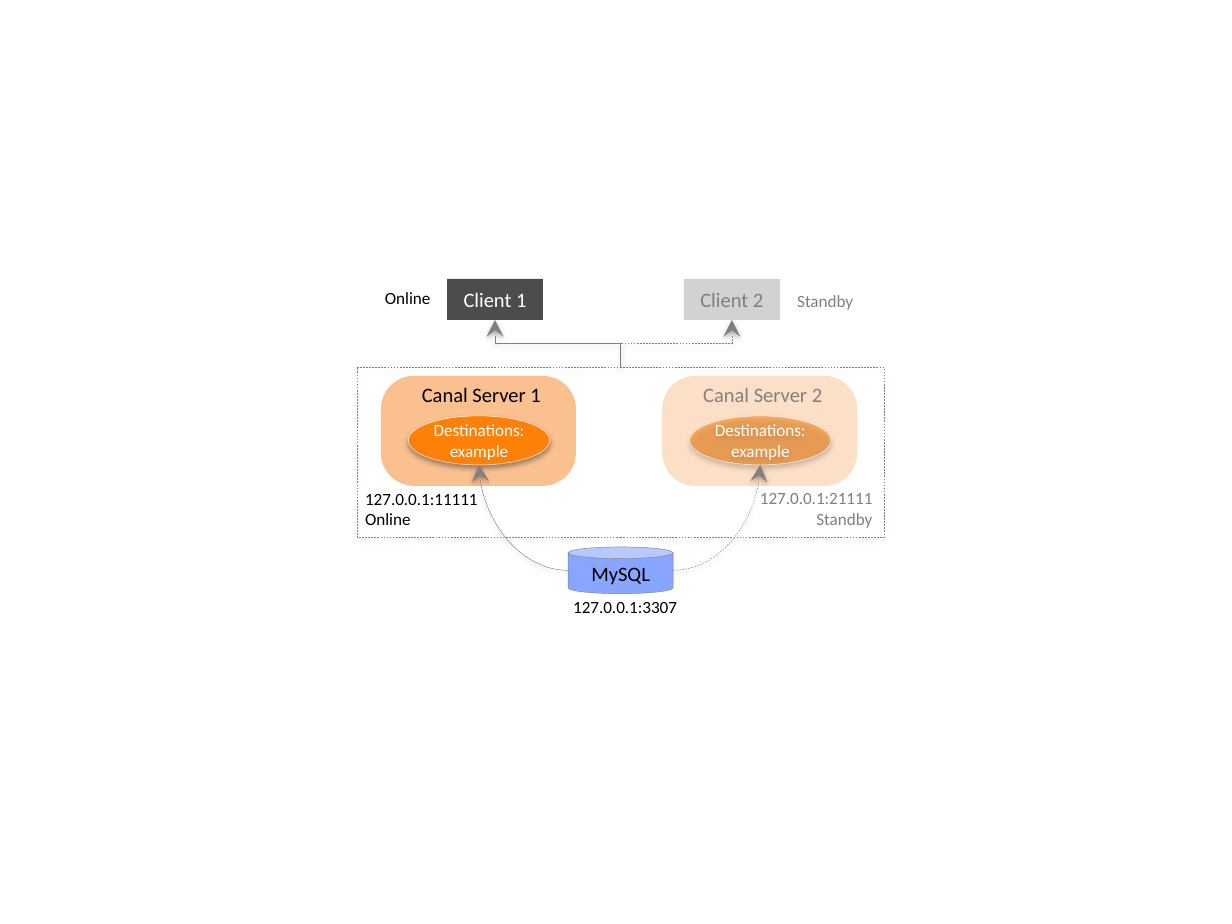
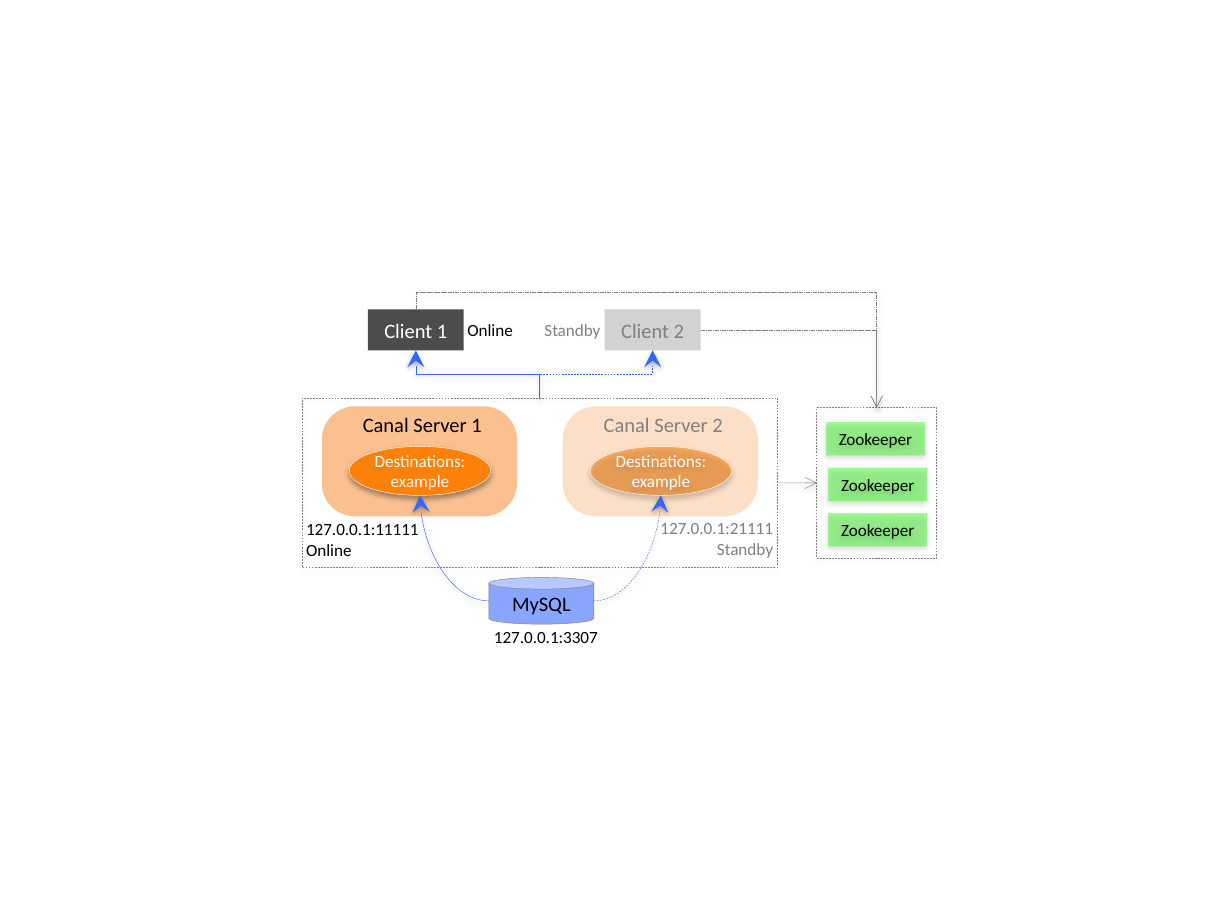
Before and after one commit to Richie-Leo/ydres, a slide deck: slide 2 of img/10/120/1010/canal-image-source.pptx. Drawn at 1232x924 pixels with LibreOffice and Linux fonts; fonts in the diff are those of the drawing. Boxes give left, top, right and bottom in pixels: in the first picture for what was removed or moved away, otherwise in the second. Text is boxed around its words. In the diff, an @@ line names an element or a change of style, - is before the commit and + after.

Commit message:
canal quickstart

```diff
--- a/img/10/120/1010/canal-image-source.pptx
+++ b/img/10/120/1010/canal-image-source.pptx
@@ elbow arrow added from (416, 309) to (877, 408), #808080 0.25 pt dashed @@
@@ text "Online": place and size @@
-text "Online" at (385,292,431,304)
+text "Online" at (467,324,513,336)
@@ text "Standby": place and size @@
-text "Standby" at (797,295,853,310)
+text "Standby" at (544,324,600,339)
@@ elbow arrow (540, 398) - (416, 350): stroke #808080 0.25 pt to #3366FF 0.25 pt @@
@@ 2 rectangles, 2 elbow arrows, 1 cylinder, 1 text: place and size @@
-2 rectangles, 2 elbow arrows, 1 cylinder, 1 text at (447,278,780,613)
+2 rectangles, 2 elbow arrows, 1 cylinder, 1 text at (368,309,701,643)
@@ elbow arrow (540, 398) - (653, 350): stroke #808080 0.25 pt dashed to #3366FF 0.25 pt dashed @@
@@ elbow arrow added from (701, 330) to (877, 408), #808080 0.25 pt dashed @@
@@ rectangle: place and size @@
-rectangle at (357,367,885,537)
+rectangle at (302,398,777,568)
@@ 2 texts, 1 ellipse, 1 rounded rectangle: place and size @@
-2 texts, 1 ellipse, 1 rounded rectangle at (365,376,575,525)
+2 texts, 1 ellipse, 1 rounded rectangle at (306,407,516,556)
@@ 2 texts, 1 ellipse, 1 rounded rectangle: place and size @@
-2 texts, 1 ellipse, 1 rounded rectangle at (662,376,873,528)
+2 texts, 1 ellipse, 1 rounded rectangle at (563,407,773,558)
@@ rectangle added at (817,408,936,558), outline #808080 0.25 pt dashed @@
@@ rectangle added at (825,423,925,456), fill #21FF06 at 40% opacity, 10 pt, text #000000 @@
+Zookeeper
@@ rectangle added at (828,468,928,501), fill #21FF06 at 40% opacity, 10 pt, text #000000 @@
+Zookeeper
@@ curved arrow moved from (568, 570) - (479, 464) to (489, 601) - (420, 495) @@
@@ curved arrow (489, 601) - (420, 495): stroke #808080 0.25 pt to #3366FF 0.25 pt @@
@@ curved arrow moved from (673, 570) - (760, 464) to (594, 601) - (660, 495) @@
@@ curved arrow (594, 601) - (660, 495): stroke #808080 0.25 pt dashed to #3366FF 0.25 pt dashed @@
@@ arrow added from (777, 483) to (817, 483), #808080 0.25 pt dashed @@
@@ rectangle added at (828,514,928,547), fill #21FF06 at 40% opacity, 10 pt, text #000000 @@
+Zookeeper
```
Also in this commit, not shown: 1 slide added, 2 other files.
